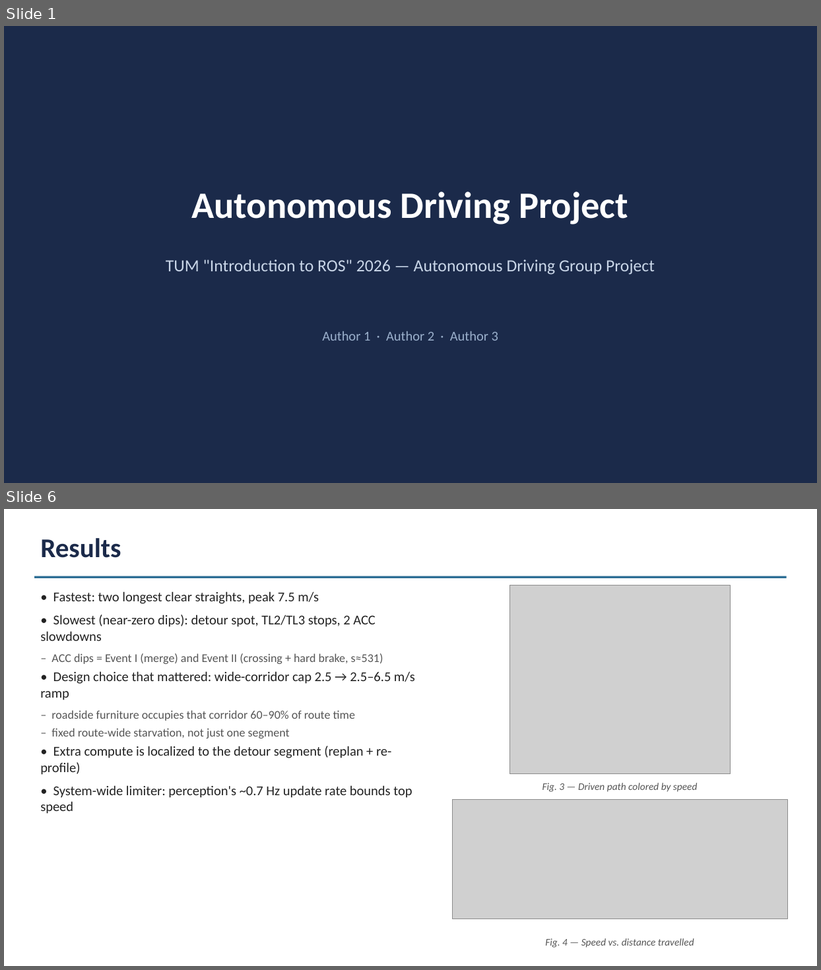
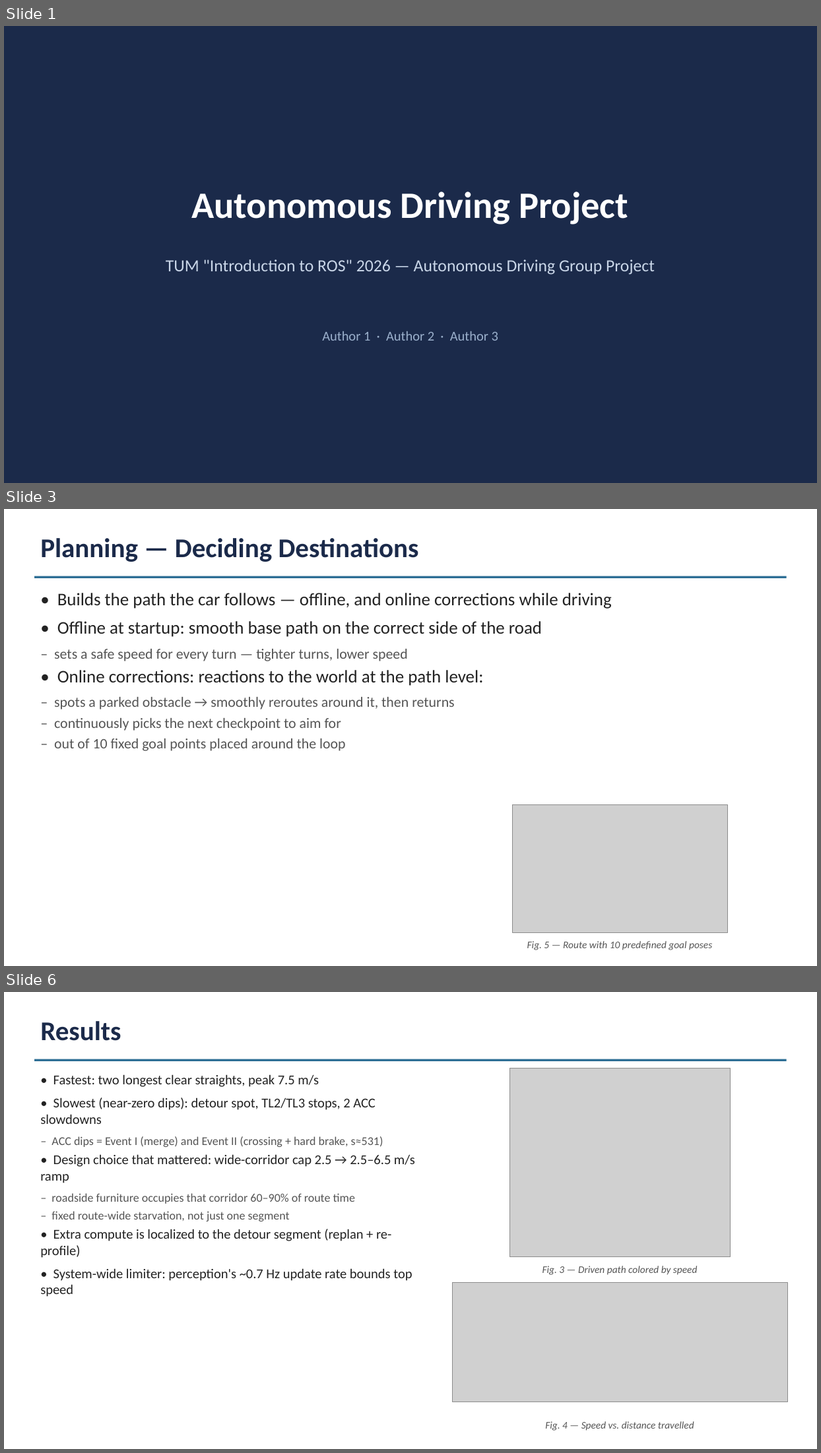
Before and after one commit to ly836669642-lgtm/project, a slide deck: docs/Report.pptx. Shown one above the other, each under a label of ours: slides 1 and 6 before the commit, slides 1, 3 and 6 after it; the slides between them are not shown. The pictures are 821x970 and 821x1453 pixels, drawn with LibreOffice and Linux fonts; fonts in the diff are those of the drawing; grey boxes stand for pictures. Boxes give left, top, right and bottom in pixels: in the first picture for what was removed or moved away, otherwise in the second. Text is boxed around its words. In the diff, an @@ line names an element or a change of style, - is before the commit and + after.

```diff
--- a/docs/Report.pptx
+++ b/docs/Report.pptx
@@ slide 3 added at <box>4,509,817,966</box>, background #FFFFFF @@
@@ text added at <box>40,538,419,562</box>, 32 pt, text #1B2A4A, bold @@
+Planning — Deciding Destinations
@@ rectangle added at <box>34,576,787,578</box>, fill #2E6F95 @@
@@ text added at <box>54,593,612,751</box>, 17 pt, text #555555 @@
+• Builds the path the car follows — offline, and online corrections while driving
+• Offline at startup: smooth base path on the correct side of the road
+‒ sets a safe speed for every turn — tighter turns, lower speed
+• Online corrections: reactions to the world at the path level:
+‒ spots a parked obstacle → smoothly reroutes around it, then returns
+‒ continuously picks the next checkpoint to aim for
+‒ out of 10 fixed goal points placed around the loop
@@ picture added at <box>512,805,727,933</box> @@
@@ text added at <box>527,941,712,951</box>, 12 pt, text #555555, italic @@
+Fig. 5 — Route with 10 predefined goal poses
```
Also in this commit, not shown: 2 slides changed, 1 other slide added, 2 slides removed, 1 other file.
